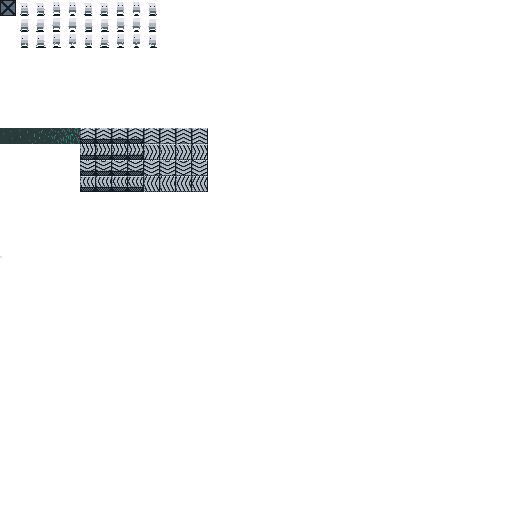
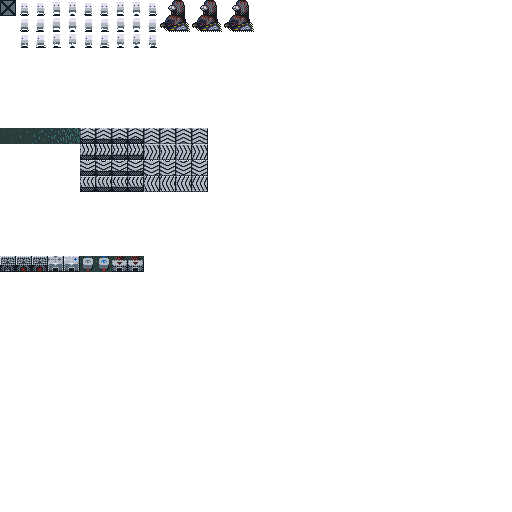
Two versions of the same layered image (w=512, h=512). Layer-by-layer changes:
added layer "robot" above "blocks2" over [160, 0, 254, 32]
added layer "blocks2" above "conveyors_w" over [0, 256, 144, 272]
